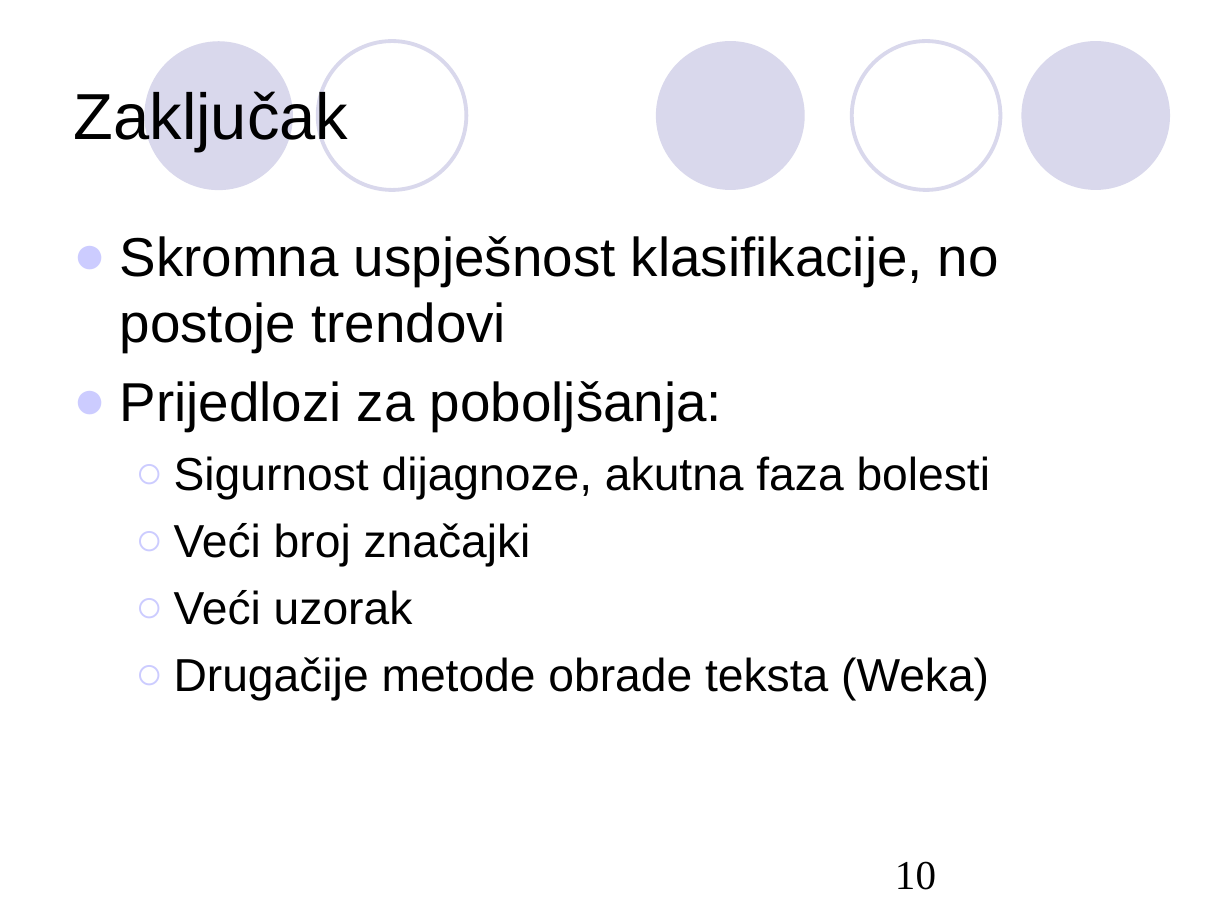
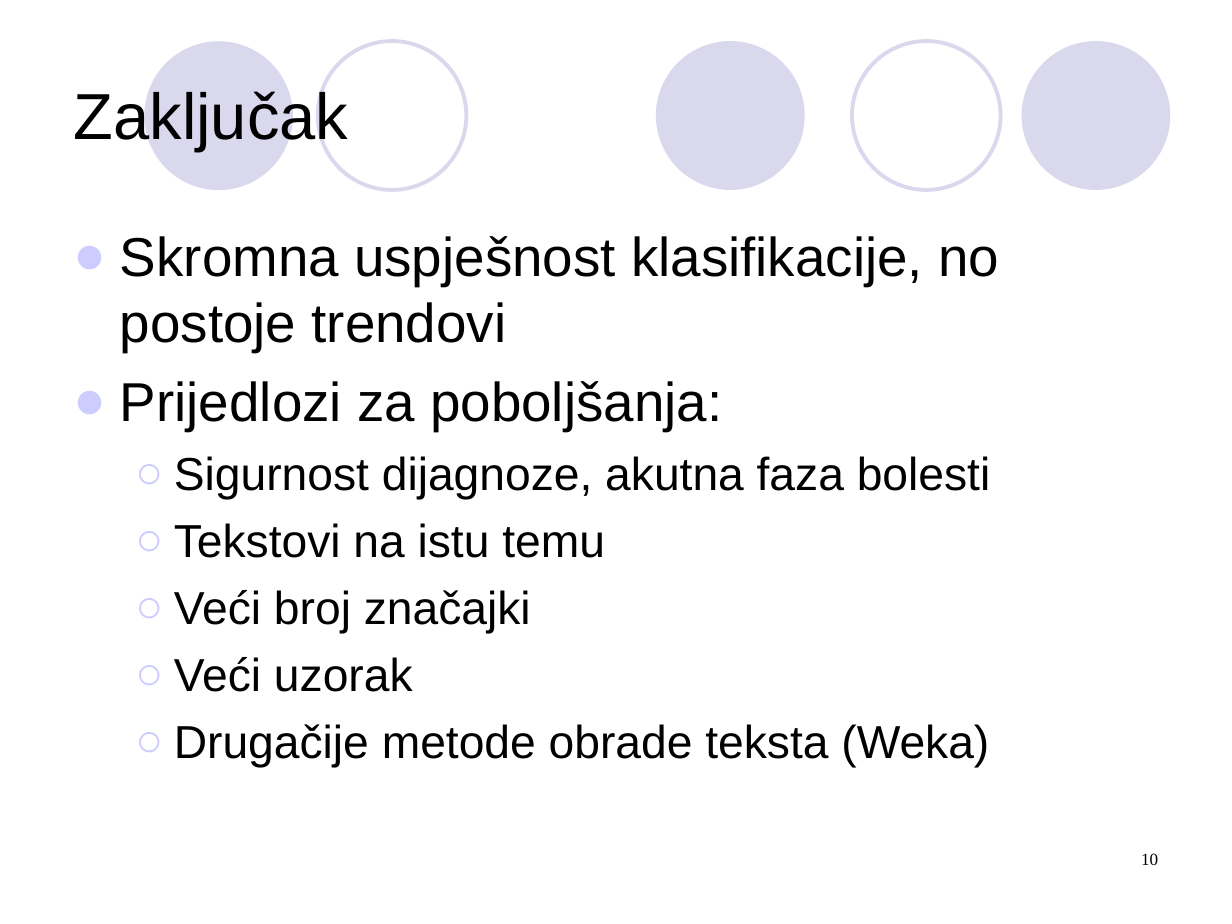
Before and after one commit to Monk-NT/hr-mental-health, a slide deck: slide 10 of docs/Grdjan.ppt. Drawn at 1232x924 pixels with LibreOffice and Linux fonts; fonts in the diff are those of the drawing. Boxes give left, top, right and bottom in pixels: in the first picture for what was removed or moved away, otherwise in the second. Text is boxed around its words. In the diff, an @@ line names an element or a change of style, - is before the commit and + after.

```diff
--- a/docs/Grdjan.ppt
+++ b/docs/Grdjan.ppt
@@ text at (174,523,605,558): paragraph added @@
+  ○ Tekstovi na istu temu
@@ page number at (1141,853,1158,865): size 24 to 10 pt; alignment left to right; indent changed @@
```
Also in this commit, not shown: 13 other slides changed, 2 other files.
